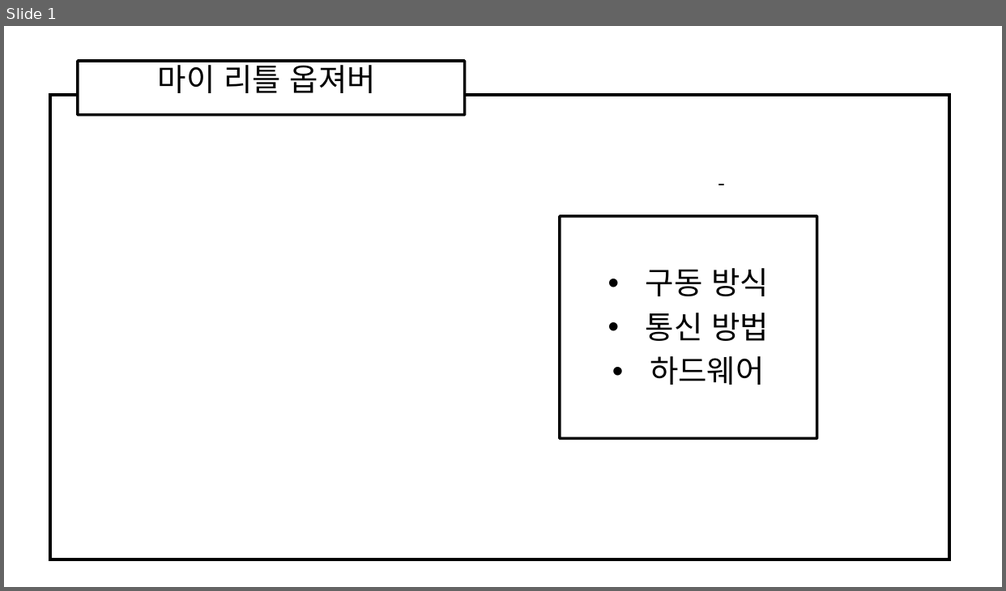
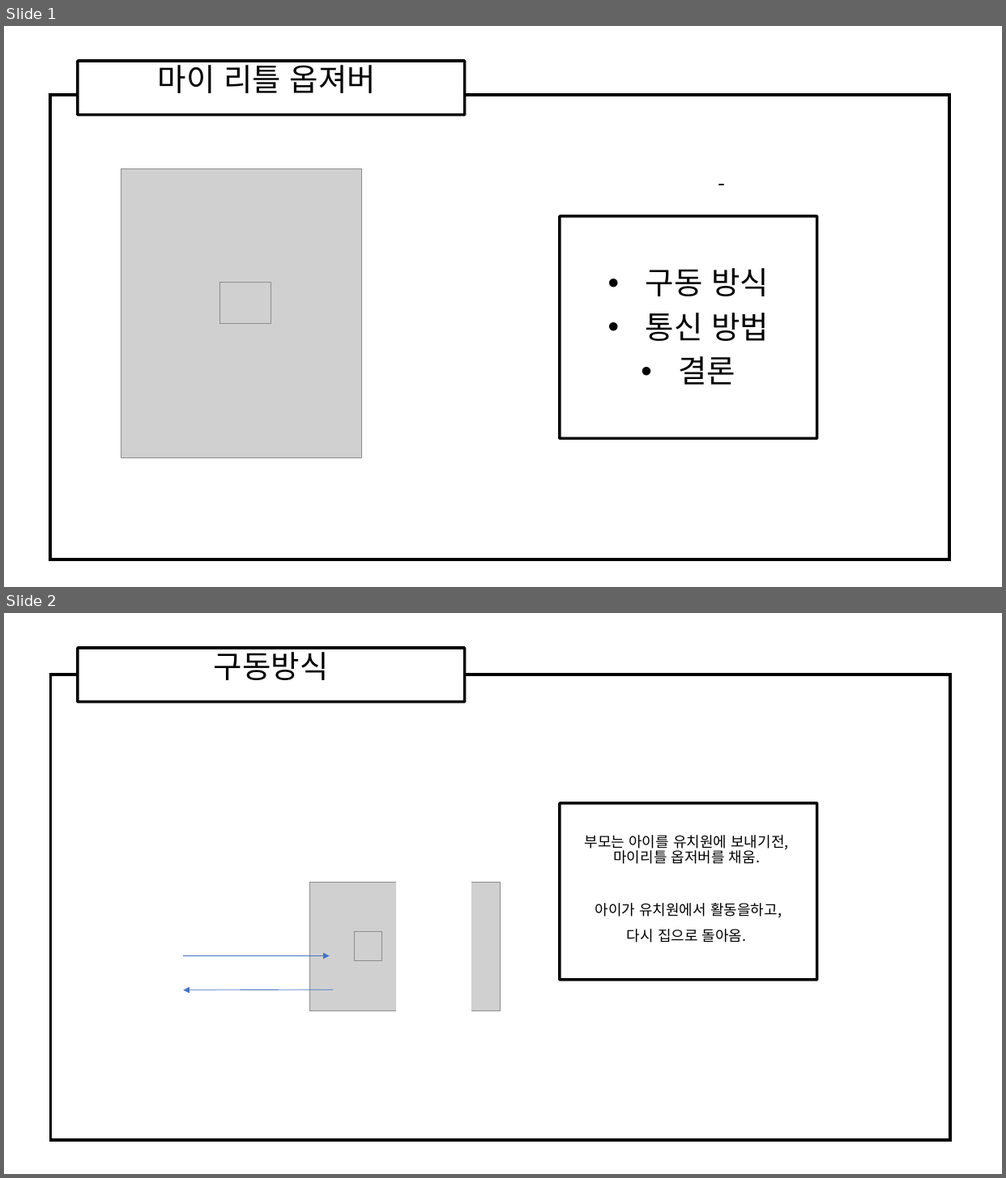
Before and after one commit to ForGraduate2020/Second-Semester, a slide deck: My Little Observer 각자 ppt/태정/My Little Observer.pptx. Shown one above the other, each under a label of ours: slide 1 before the commit, slides 1 and 2 after it. The pictures are 1006x591 and 1006x1178 pixels, drawn with LibreOffice and Linux fonts; fonts in the diff are those of the drawing; grey boxes stand for pictures. Boxes give left, top, right and bottom in pixels: in the first picture for what was removed or moved away, otherwise in the second. Text is boxed around its words. In the diff, an @@ line names an element or a change of style, - is before the commit and + after.

```diff
--- a/My Little Observer 각자 ppt/태정/My Little Observer.pptx
+++ b/My Little Observer 각자 ppt/태정/My Little Observer.pptx
@@ slide 2 added at (4, 613, 1002, 1174), background #FFFFFF @@
@@ subtitle added at (78, 648, 464, 702), fill #FFFFFF, outline #000000 2.75 pt, 30 pt, text #000000 @@
+구동방식
@@ rectangle added at (50, 675, 950, 1141), fill #FFFFFF, outline #000000 3 pt, 18 pt, text #FFFFFF @@
+ㅇㅇㅇ
@@ rectangle added at (560, 803, 817, 980), fill #FFFFFF, outline #000000 2.75 pt, 14 pt, text #000000 @@
+부모는 아이를 유치원에 보내기전, 마이리틀 옵저버를 채움.
+아이가 유치원에서 활동을하고,
+다시 집으로 돌아옴.
@@ rectangle added at (397, 878, 471, 1020), fill #FFFFFF, outline #FFFFFF 1 pt @@
@@ picture added at (310, 883, 501, 1012) @@
@@ picture added at (355, 932, 382, 961) @@
@@ arrow added from (184, 956) to (330, 956), #4472C4 0.5 pt @@
@@ arrow added from (334, 990) to (184, 990), #4472C4 0.5 pt @@
@@ slide 1 changed as well @@
@@ picture added at (121, 169, 362, 458) @@
@@ picture added at (219, 282, 271, 323) @@
@@ text in rectangle at (679, 356, 736, 385): text changed @@
-• 하드웨어
+• 결론
```
Also in this commit, not shown: 4 other slides added.
